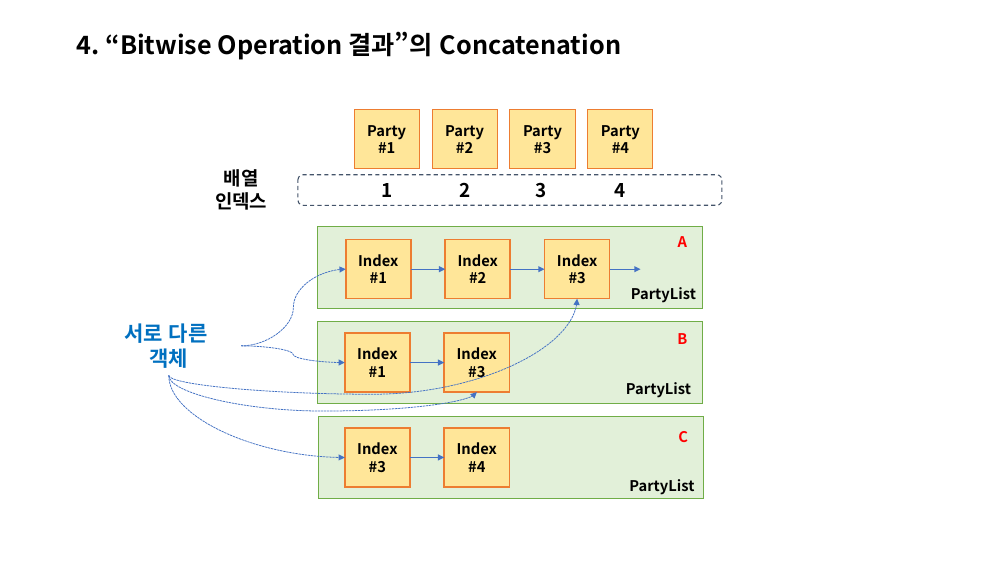
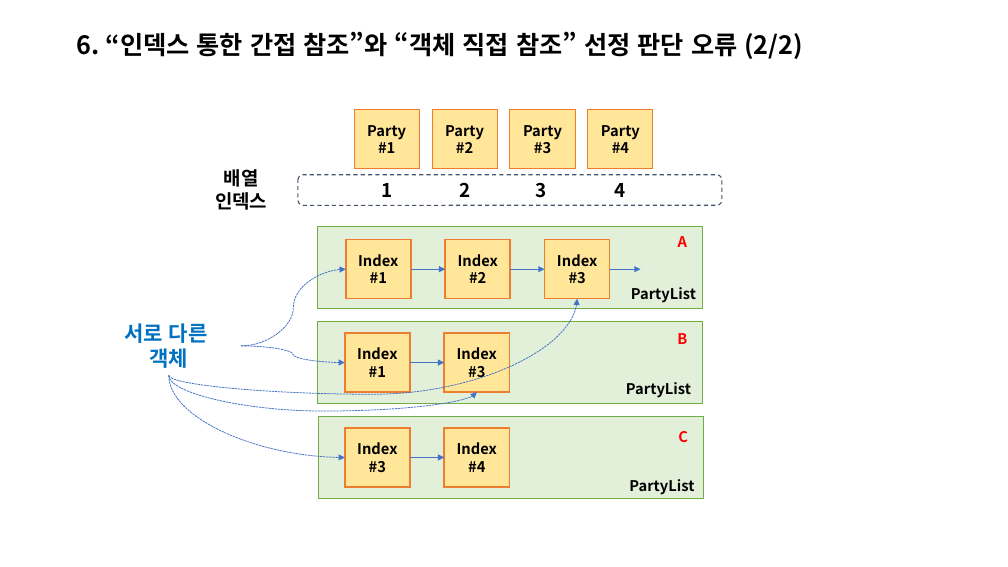
Before and after one commit to rby011/Examples, a slide deck: slide 9 of MidExcersize/오답노트.pptx. Drawn at 1008x567 pixels with LibreOffice and Linux fonts; fonts in the diff are those of the drawing. Boxes give left, top, right and bottom in pixels: in the first picture for what was removed or moved away, otherwise in the second. Text is boxed around its words. In the diff, an @@ line names an element or a change of style, - is before the commit and + after.

```diff
--- a/MidExcersize/오답노트.pptx
+++ b/MidExcersize/오답노트.pptx
@@ title at box(77, 31, 803, 59): text changed @@
-4. “Bitwise Operation 결과”의 Concatenation
+6. “인덱스 통한 간접 참조”와 “객체 직접 참조” 선정 판단 오류 (2/2)
```
Also in this commit, not shown: 2 other slides changed, 2 slides added, 2 slides removed, 2 other files.
